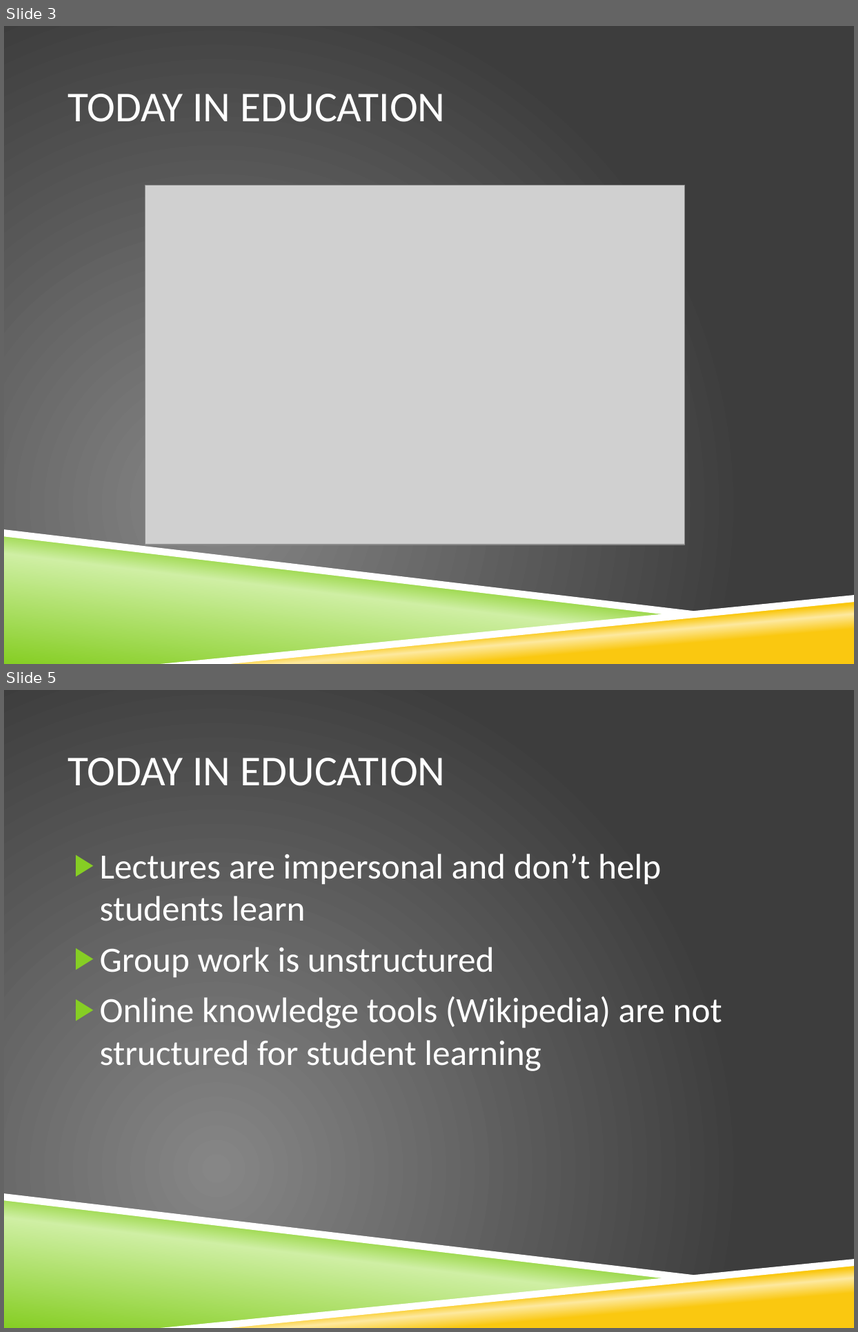
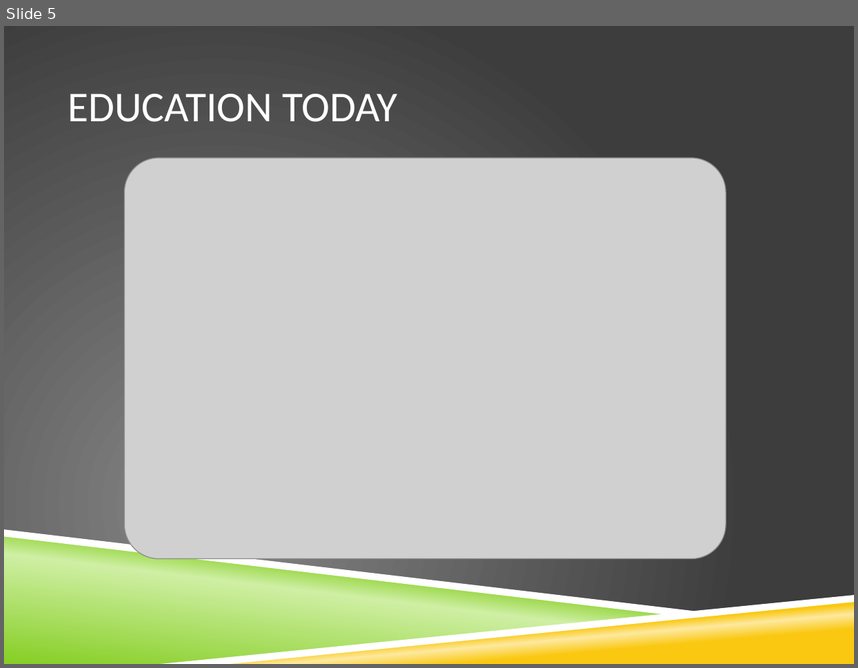
Before and after one commit to aplassard/NoteCollab, a slide deck: diagrams/Presentation1.pptx. Shown one above the other, each under a label of ours: slides 3 and 5 before the commit, slide 5 after it; the slides between them are not shown. The pictures are 858x1332 and 858x668 pixels, drawn with LibreOffice and Linux fonts; fonts in the diff are those of the drawing; grey boxes stand for pictures; background and template pictures are left out. Boxes give left, top, right and bottom in pixels: in the first picture for what was removed or moved away, otherwise in the second. Text is boxed around its words. In the diff, an @@ line names an element or a change of style, - is before the commit and + after.

```diff
--- a/diagrams/Presentation1.pptx
+++ b/diagrams/Presentation1.pptx
@@ slide 5 removed at <box>4,690,854,1328</box>, background picture (left out); not listed: 4 template elements that a slide beside it also shows @@
@@ title removed at <box>67,758,446,786</box> @@
-TODAY IN EDUCATION
@@ text removed at <box>100,854,722,1071</box> @@
-▶ Lectures are impersonal and don’t help students learn
-▶ Group work is unstructured
-▶ Online knowledge tools (Wikipedia) are not structured for student learning
@@ what was slide 3 is now slide 5 @@
@@ slide 5 changed as well @@
@@ title at <box>67,94,397,122</box>: text changed @@
-TODAY IN EDUCATION
+EDUCATION TODAY
@@ picture: place and size @@
-picture at <box>145,185,685,545</box>
+picture at <box>125,158,726,558</box>
```
Also in this commit, not shown: 2 other slides changed, 13 slides added, 4 other slides removed, 17 other files.
